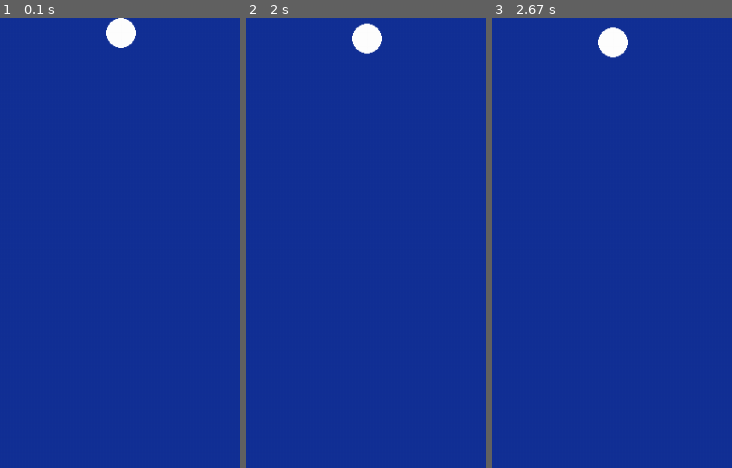
Above: before the commit, frames 1-3 (left to right).
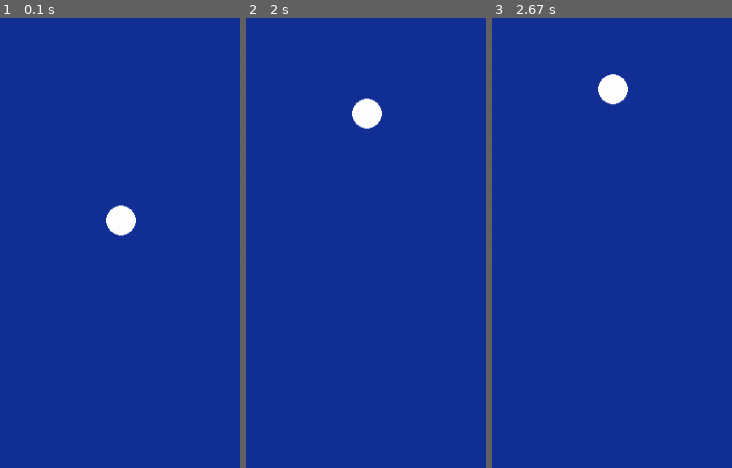
Above: after the commit, the same moments.

Repository: RobT0g/PygameSimulations
Game: pygame game, started from example2.py
The game is run twice, just before and just after one commit, with the same random seed, the same clock (stepped at 60 frames per second) and the same inputs.
Inputs (mouse positions are % of the whole screen's width and height, from its top left):
- Up to frame 1 (0.1 s): no input
- Up to frame 2 (2 s): press the mouse at (50, 57) at 0.37 s; move the mouse to (38, 54) at 0.47 s; release the mouse at (26, 51) at 0.6 s; click (60, 72) at 0.73 s; click (65, 15) at 1.07 s; click (24, 13) at 1.4 s; click (14, 47) at 1.73 s
- Up to frame 3 (2.67 s): click (50, 62) at 2.07 s; click (76, 66) at 2.4 s
The pictures show only the part of the screen within x 25-75%, y 0-50%; the shares and areas given below are measured in that part.

The runs differ from the first frame. In frame 1, 1.3% of the frame differs, in the area x 44-57%, y 0-49%; in frame 2, 1.4%, in the area x 44-57%, y 1-25%; in frame 3, 1.4%.

Commit message:
removed the x axis calculations from example2

Diff:
--- a/example2.py
+++ b/example2.py
@@ -4,8 +4,8 @@
 pygame.init()
 
 # Starting Position and Speed
-starting_pos = 0
-starting_speed = 0
+starting_pos = 200
+starting_speed = -30
 
 # Setting screen size
 pixel_size = 32
@@ -30,27 +30,25 @@
 # Creating ball
 ball = pygame.Surface((pixel_size, pixel_size), pygame.SRCALPHA)
 pygame.draw.circle(ball, (255, 255, 255), (pixel_size//2, pixel_size//2), pixel_size//2)
-current_pos = [(screen_width//2) - (pixel_size//2), starting_pos]
-speed = [0, starting_speed]
+current_pos = starting_pos
+speed = starting_speed
 
 # Creating Gravity
 gravity_accel = 10 # m/s^2
-gravity = [0, gravity_accel]
 
 # Pause Variable
 paused = True
 
 def update_variables():
+    global current_pos, speed, paused
     if paused:
         return
 
     # Updating ball position
-    current_pos[0] += speed[0]
-    current_pos[1] += speed[1]
+    current_pos += speed
 
     # Updating speed
-    speed[0] += gravity[0]*timeStep/1000
-    speed[1] += gravity[1]*timeStep/1000
+    speed += gravity_accel*timeStep/1000
 
 # Main Loop
 running = True
@@ -62,13 +60,13 @@
             break
 
         elif e.type == pygame.MOUSEBUTTONDOWN and pygame.mouse.get_pressed()[0]:
-            current_pos = [(screen_width//2) - (pixel_size//2), starting_pos]
-            speed = [0, starting_speed]
+            current_pos = starting_pos
+            speed = starting_speed
             paused = not paused
 
         elif e.type == update:
             display.blit(frame, (0, 0))
-            display.blit(ball, current_pos)
+            display.blit(ball, [(screen_width//2) - (pixel_size//2), current_pos])
             pygame.display.flip()
 
             update_variables()
--- a/example3.py
+++ b/example3.py
@@ -6,13 +6,13 @@
 
 # Customizable Parameters
 starting_pos = [200, 500]
-starting_speed = [-40, -40]
+starting_speed = [0, 0]
 gravity_accel = 10
 ground_level = 32
 timeStep = 200
 elasticity_coeficient = 10
 circle_radius = 16
-show_arrows = True
+show_arrows = False
 arrow_size = 2
 
 # Setting screen size
@@ -112,7 +112,6 @@
 
         elif e.type == update:
             display.blit(frame, (0, 0))
-            #display.blit(ball, current_pos)
             pygame.draw.circle(display, (255, 255, 255), current_pos, pixel_size//2)
             if show_arrows:
                 pygame.draw.line(display, (0, 100, 0), current_pos, (current_pos[0]+current_speed[0]*arrow_size, current_pos[1]), 3)
